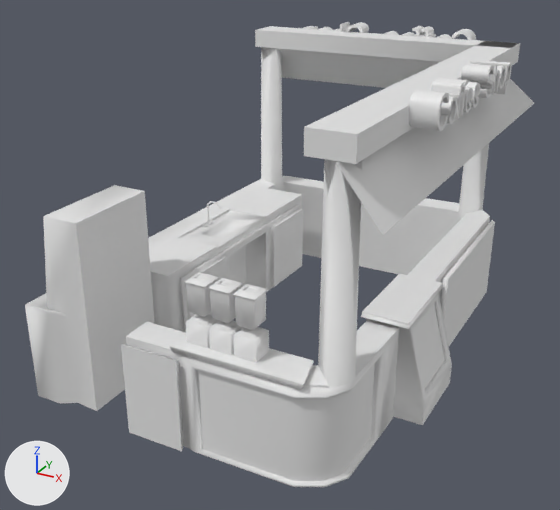
Renders of the FBX model 2022_3DGED_GDApp/Content/Assets/Models/Coffee Shop/coffee_shop/coffee_shop.fbx from each side of a commit.
Camera for both pictures: a 50 mm lens placed at (-12.34, -16.19, 6.45), pointed at (-17.68, -6.47, 1.59). The axes (+X, +Y, +Z) are drawn at lower left. The lights are the same throughout. Where no turn or scale is listed for an object, it has been applied to the vertices. Vertices at the same position are counted once.

In view in the first picture: 'Coffee Shop'.
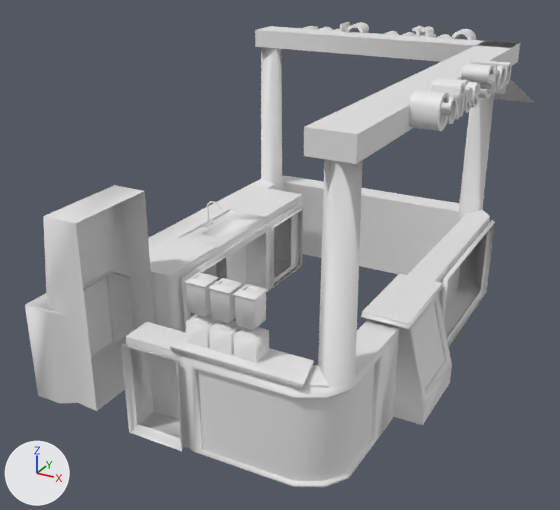
The newer file is also turned or shifted as a whole; pictures and numbers use the older file's frame.

Changed parts and their boxes [x1, y1, x2, y2] in the pictures (560 x 510 px):
part 1 of me_coffee_shop, deleted: before [263, 47, 440, 88]
part 2 of me_coffee_shop, deleted: before [336, 79, 534, 235]
part 3 of me_coffee_shop, cut back: before [76, 191, 303, 451]; after [195, 369, 202, 444]
part 4 of me_coffee_shop, deleted: before [444, 223, 495, 346]

Edits to the bpy script that builds the scene:
```text
Change me_coffee_shop:
    where me_coffee_shop.from_pydata(...)  # 2515 vertices, 4833 faces; spans x -2.67..2.53, y -3.9..3.4, z 0.02..4.62
    used by ob_coffee_shop; location = (-17.38, -5.72, 0.0)
    verts and faces of me_coffee_shop; kept vertices keep their numbers, new ones are numbered from 2515
    before: 0 (1.95, 2.54, 4.18), 1 (2.49, 3.19, 3.5) at pixel (534, 103), 4 (2.46, -3.64, 3.5) at pixel (382, 235), 5 (1.92, -3.63, 4.18) at pixel (335, 162)
    before: 305 (1.55, -3.79, 1.36) at pixel (293, 397), 307 (0.24, -3.81, 1.36) at pixel (198, 369), 2288 (-0.03, -3.89, 1.44) at pixel (176, 361), 2290 (-0.88, -3.9, 1.44) at pixel (120, 344), 2340 (-1.65, -3.67, 2.87) at pixel (75, 223)
    before: 2341 (-1.66, -2.25, 2.87) at pixel (144, 191), 2384 (-1.28, -1.85, 1.38), 2385 (-1.28, -1.85, 0.19), 2386 (-1.26, -0.8, 1.38) at pixel (226, 256), 2387 (-1.26, -0.8, 0.19)
    before: 2392 (-1.22, 0.7, 1.37) at pixel (273, 227), 2393 (-1.22, 0.7, 0.2) at pixel (274, 287), 2394 (-1.21, 1.8, 1.37) at pixel (302, 209), 2395 (-1.21, 1.8, 0.2) at pixel (302, 265), 2410 (-1.66, -2.25, 0.02)
    before: 2411 (-1.65, -3.67, 0.02) at pixel (96, 411), 2477 (0.22, -3.86, 1.38) at pixel (194, 368), 2478 (1.58, -3.83, 1.38) at pixel (294, 398), 2484 (0.24, -3.81, 0.17) at pixel (201, 449), 2485 (0.24, -3.81, 1.36) at pixel (198, 369)
    before: 2511 (-0.88, -3.9, 0.09) at pixel (129, 432), 2512 (-0.03, -3.89, 0.09) at pixel (181, 451)
    before: 2449 (2.19, 2.59, 0.1) at pixel (486, 292), 2450 (2.19, 2.59, 1.47) at pixel (494, 222), 2451 (2.19, -0.09, 0.1), 2452 (2.19, -0.09, 1.47) at pixel (448, 279)
    me_coffee_shop part 1: the loose piece of 4 vertices spanning x -2.41..2.47, y 2.43..3.22, z 3.5..4.18 is deleted
    me_coffee_shop part 2
    add delete_vertices([4, 5])  # with the faces that use them
    me_coffee_shop part 3
    add delete_vertices([2485, 2511, 2512])  # with the faces that use them
    add delete_faces([(2393, 2395, 2394), (2392, 2393, 2394), (2385, 2387, 2386), (2384, 2385, 2386), (2341, 2411, 2410), (2340, 2411, 2341)])
    add faces += [(307, 2477, 2484), (305, 2478, 307), (307, 2478, 2477)]
    me_coffee_shop part 4
    add delete_faces([(2449, 2450, 2452), (2449, 2452, 2451)])
```
